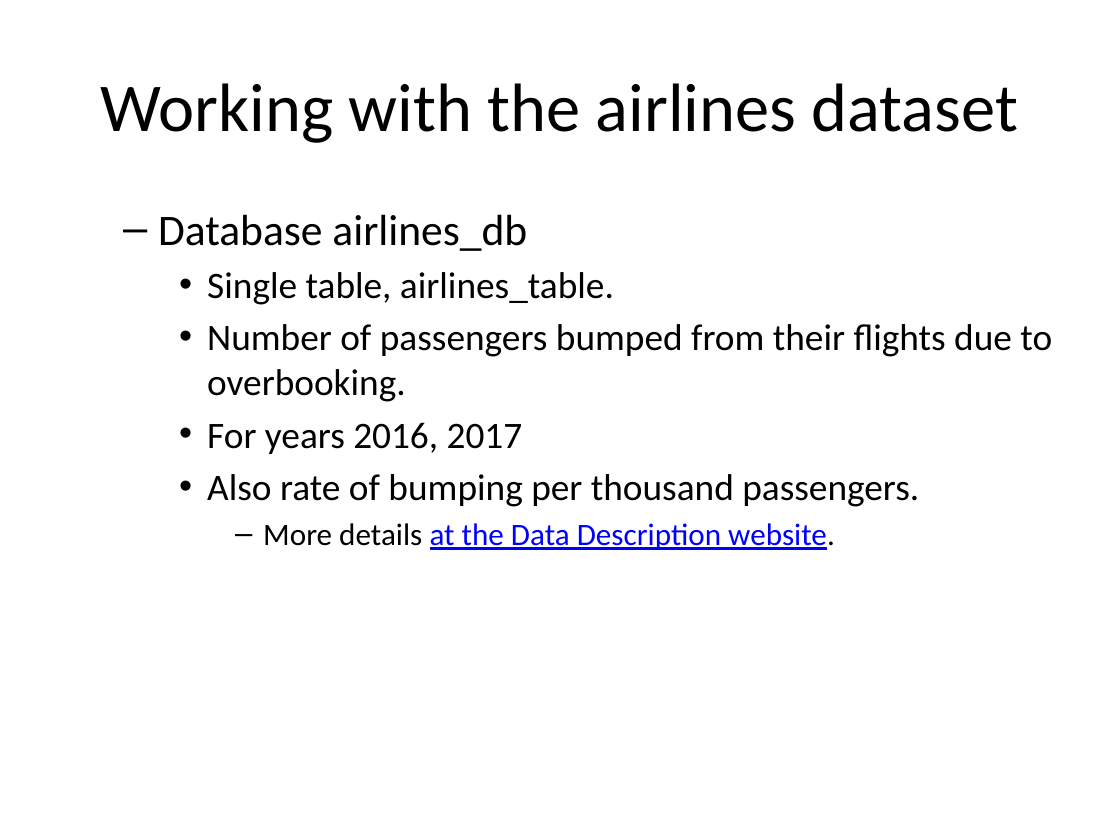
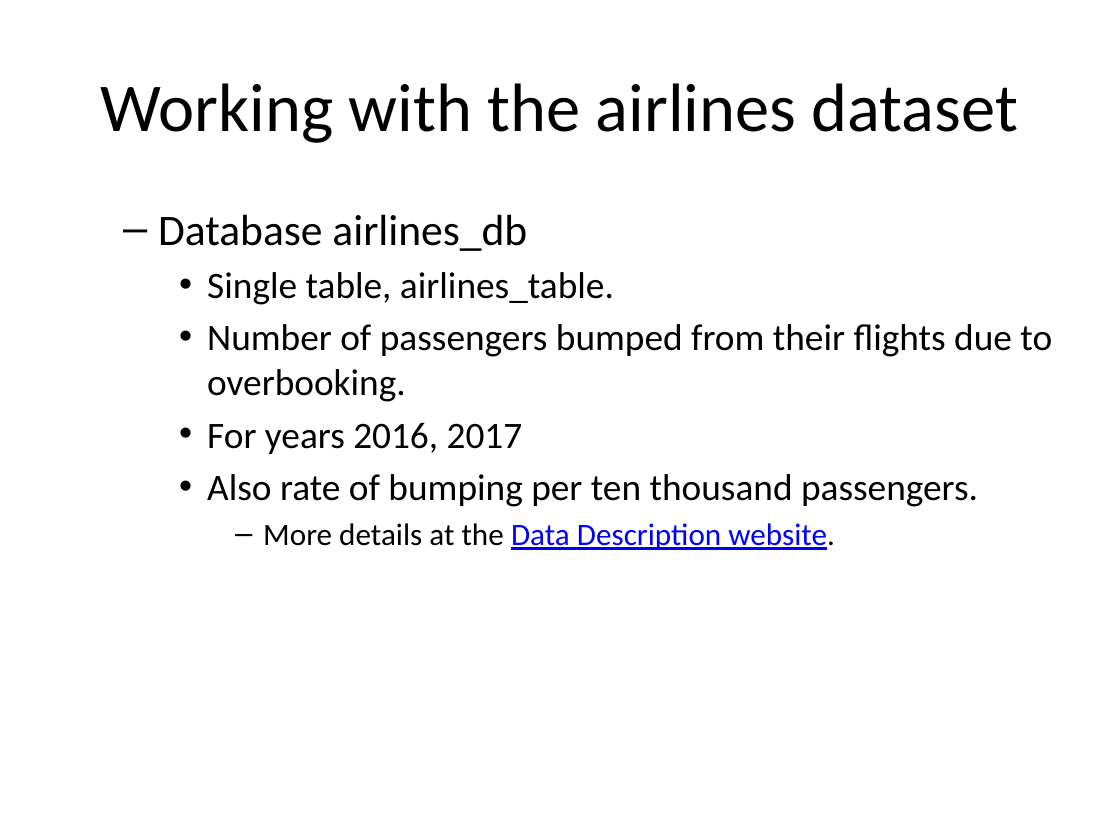
Before and after one commit to pmean/introduction-to-sql, a slide deck: slide 2 of src/select.pptx. Drawn at 1120x840 pixels with LibreOffice and Linux fonts; fonts in the diff are those of the drawing. Boxes give left, top, right and bottom in pixels: in the first picture for what was removed or moved away, otherwise in the second. Text is boxed around its words. In the diff, an @@ line names an element or a change of style, - is before the commit and + after.

```diff
--- a/src/select.pptx
+++ b/src/select.pptx
@@ text at <box>207,474,978,507</box>: text changed @@
-    • Also rate of bumping per thousand passengers.
+    • Also rate of bumping per ten thousand passengers.
@@ text at <box>263,523,835,550</box>: text colour #0000FF to #000000, underline off in "at the" @@
```
Also in this commit, not shown: 3 other slides changed, 1 slide added, 6 other files.
